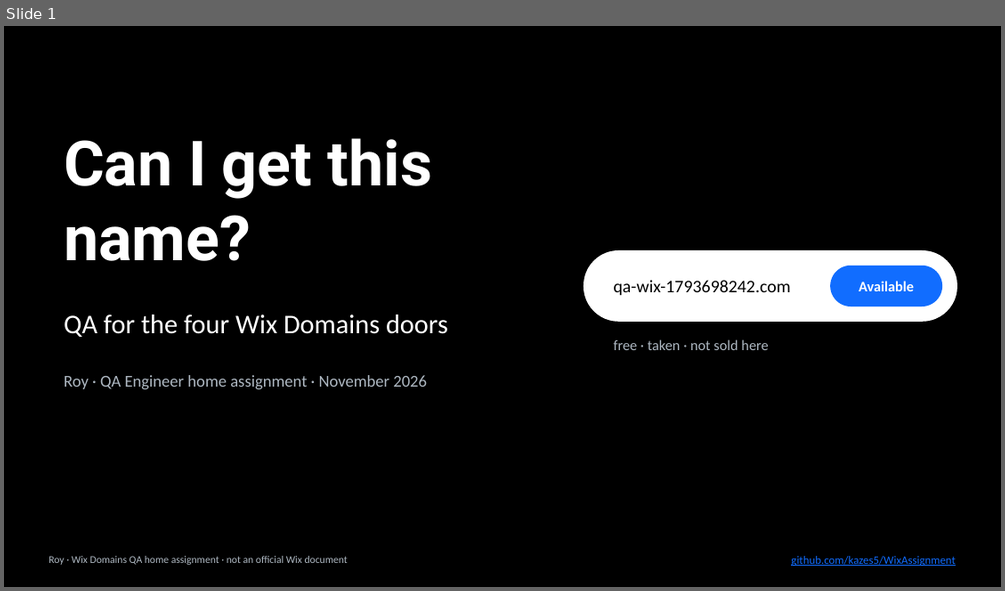
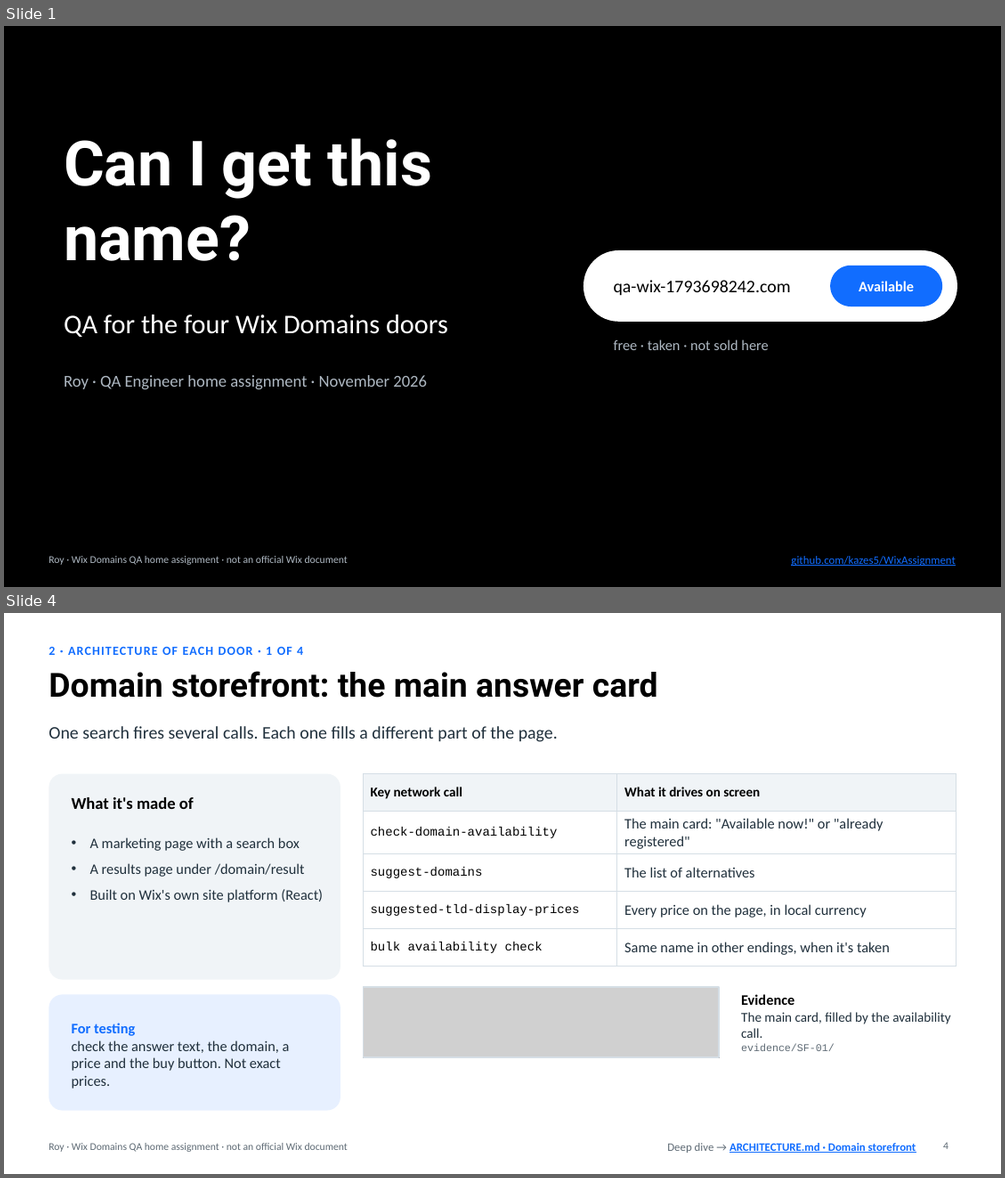
Before and after one commit to kazes5/WixAssignment, a slide deck: presentation/WixDomains_QA.pptx. Shown one above the other, each under a label of ours: slide 1 before the commit, slides 1 and 4 after it; the slides between them are not shown. The pictures are 1005x591 and 1005x1178 pixels, drawn with LibreOffice and Linux fonts; fonts in the diff are those of the drawing; grey boxes stand for pictures. Boxes give left, top, right and bottom in pixels: in the first picture for what was removed or moved away, otherwise in the second. Text is boxed around its words. In the diff, an @@ line names an element or a change of style, - is before the commit and + after.

```diff
--- a/presentation/WixDomains_QA.pptx
+++ b/presentation/WixDomains_QA.pptx
@@ slide 4 added at [4,613,1001,1174], background #FFFFFF @@
@@ text added at [48,647,303,655], 12 pt, text #116DFF, bold @@
+2 · ARCHITECTURE OF EACH DOOR · 1 OF 4
@@ title added at [48,671,658,698], 32 pt, text #000000, bold @@
+Domain storefront: the main answer card
@@ text added at [48,726,558,742], 17 pt, text #20303C @@
+One search fires several calls. Each one fills a different part of the page.
@@ rounded rectangle added at [48,774,340,980], fill #F0F4F7 @@
@@ text added at [72,797,194,809], 16 pt, text #000000, bold @@
+What it's made of
@@ table added at [363,774,956,958], 5 rows, 2 columns @@
+Key network call | What it drives on screen
+check-domain-availability | The main card: "Available now!" or "already registered"
+suggest-domains | The list of alternatives
+suggested-tld-display-prices | Every price on the page, in local currency
+bulk availability check | Same name in other endings, when it's taken
@@ text added at [90,837,323,902], 14 pt, text #20303C @@
+• A marketing page with a search box
+• A results page under /domain/result
+• Built on Wix's own site platform (React)
@@ rounded rectangle added at [48,995,340,1111], fill #E7F0FF @@
@@ picture added at [363,987,719,1057] @@
@@ rectangle added at [363,987,719,1057], outline #D5DEE5 1 pt @@
@@ text added at [741,994,950,1051], 13 pt, text #20303C @@
+Evidence
+The main card, filled by the availability call.
+evidence/SF-01/
@@ text added at [72,1022,290,1088], 14 pt, text #20303C @@
+For testing
+check the answer text, the domain, a price and the buy button. Not exact prices.
@@ text added at [48,1143,348,1151], 10 pt, text #5F6B75 @@
+Roy · Wix Domains QA home assignment · not an official Wix document
@@ text added at [667,1143,916,1152], 11 pt, text #116DFF, bold, underline @@
+Deep dive → ARCHITECTURE.md · Domain storefront
@@ page number added at [943,1142,948,1149], 10 pt, text #5F6B75 @@
+4
```
Also in this commit, not shown: 5 slides changed, 8 other slides added, 8 slides removed, 4 other files.
